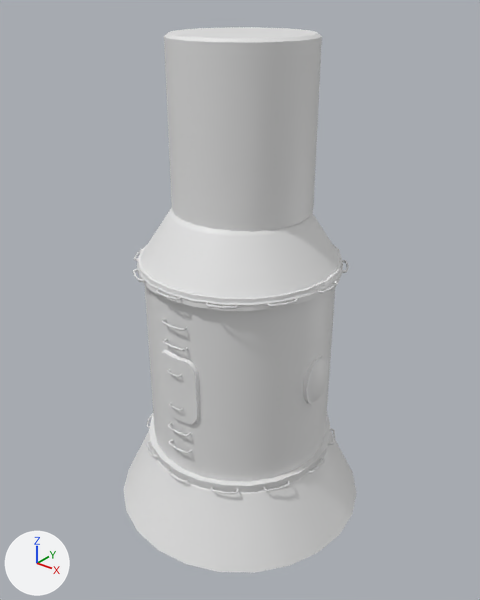
An edit to the Blender file RandomCollector/SalyutStart.blend, drawn before and after from the same camera.
Camera for both pictures: a camera (50 mm lens) standing at (3.53, -4.42, 3.0) and looking at (0.01, -0.01, 0.27). The axes (+X, +Y, +Z) are drawn at lower left. The lights are the same throughout. The picture after the commit comes second. Objects named as collision shapes, trigger or cutter boxes, shadow casters or lower levels of detail are left out.

The older version as bpy lines, for what is in view:
```python
ob_airlock = bpy.data.objects.new('Airlock', me_cabin_1)
ob_airlock.parent = ob_sallyhutsciencemodule_001
ob_airlock.location = (0.0, 0.0, 0.0)
ob_middleadapter = bpy.data.objects.new('MiddleAdapter', me_size1_5_size1_adapter_02)
ob_middleadapter.parent = ob_sallyhutsciencemodule_001
ob_middleadapter.location = (0.0, 0.0, 0.0)
ob_outeradapter = bpy.data.objects.new('OuterAdapter', me_size1_5_size2_adapter_01)
ob_outeradapter.parent = ob_sallyhutsciencemodule_001
ob_outeradapter.location = (0.0, 0.0, 0.0)
ob_sallyhutsciencemodule_001 = bpy.data.objects.new('SallyHutScienceModule.001', me_cabin)
ob_sallyhutsciencemodule_001.parent = ob_sallyhutsciencemodule
ob_sallyhutsciencemodule_001.location = (0.0, 0.0, 0.0)
```
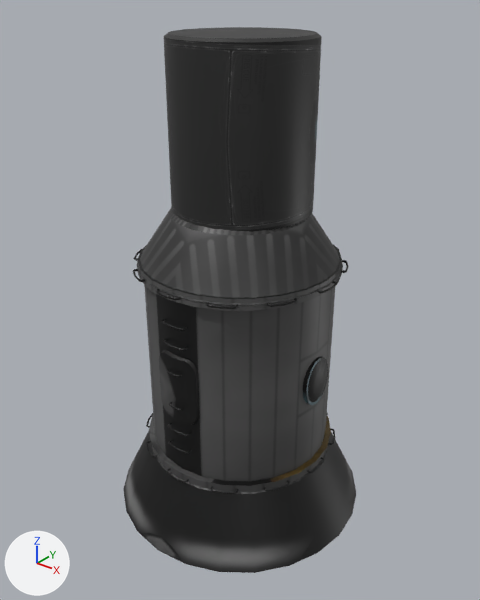
The newer file is also turned or shifted as a whole; pictures and numbers use the older file's frame.

Patch to the scene script:
```diff
--- a/RandomCollector/SalyutStart.blend.py
+++ b/RandomCollector/SalyutStart.blend.py
@@ me_size1_5_size2_adapter_01 @@
 me_size1_5_size2_adapter_01.from_pydata(...)  # 764 vertices, 668 faces; spans x -1.25..1.25, y -1.25..1.25, z -0.39..0.38
-me_size1_5_size2_adapter_01.materials.append(mat_material_001)  # white #e7e7e7
+me_size1_5_size2_adapter_01.materials.append(mat_size1_5_tankadapters_001)  # picture img_size1_5_tankadapters_dds
@@ me_size1_5_size1_adapter_02 @@
 # used by ob_middleadapter; parent = ob_sallyhutsciencemodule_001; location = (0.0, 0.0, 0.0)
-me_size1_5_size1_adapter_02.from_pydata(...)  # 764 vertices, 668 faces; spans x -0.93..0.94, y -0.94..0.94, z 2.21..2.76
-me_size1_5_size1_adapter_02.materials.append(mat_material_002)  # white #e7e7e7
+me_size1_5_size1_adapter_02.from_pydata(...)  # 764 vertices, 668 faces; spans x -0.94..0.94, y -0.94..0.94, z 2.21..2.76
+me_size1_5_size1_adapter_02.materials.append(mat_size1_5_tankadapters)  # picture img_size1_5_tankadapters_dds
@@ me_cabin @@
 # used by ob_sallyhutsciencemodule_001; parent = ob_sallyhutsciencemodule; location = (0.0, 0.0, 0.0)
-me_cabin.from_pydata(...)  # 2166 vertices, 2540 faces; spans x -0.99..0.99, y -0.99..0.99, z -1.26..0.72
-me_cabin.materials.append(mat_material)  # white #e7e7e7
+me_cabin.from_pydata(...)  # 2166 vertices, 2540 faces; spans x -0.99..0.98, y -0.99..0.99, z -1.26..0.72
+# me_cabin part 1: texture (UV) coordinates of 432 of 2540 faces, centred in x -0.91..0.9, y -0.9..0.91, z -1.26..0.72, changed; they spanned u 0.02..0.98, v 0.03..0.61 and now span u 0.02..0.98, v 0.38..0.97
+me_cabin.materials.append(mat_cabin)  # picture img_cabin_dds
@@ me_cabin_1 @@
 # used by ob_airlock; parent = ob_sallyhutsciencemodule_001; location = (0.0, 0.0, 0.0)
-me_cabin_1.from_pydata(...)  # 340 vertices, 344 faces; spans x -0.622..0.628, y -0.592..0.658, z 2.728..4.198
-me_cabin_1.materials.append(mat_material_003)  # white #e7e7e7
+me_cabin_1.from_pydata(...)  # 340 vertices, 344 faces; spans x -0.625..0.625, y -0.592..0.658, z 2.728..4.198
+# edits to the shape of me_cabin_1 do not show in these pictures
+me_cabin_1.materials.append(mat_mk1cockpit)  # picture img_mk1cockpit_dds
```

Where the change shows, as pixel boxes (x1, y1, x2, y2) in the pictures (480 x 600 px):
'SallyHutScienceModule.001', recoloured, surface changed (white to black): (133, 245, 349, 494) in both
'Airlock', recoloured (white to black): (164, 27, 322, 232) in both
'OuterAdapter', recoloured (white to black): (124, 431, 356, 573) in both
'MiddleAdapter', recoloured (white to grey): (137, 208, 343, 305) in both
part 1 of me_cabin, surface changed (grey to black): (138, 246, 342, 481) in both
